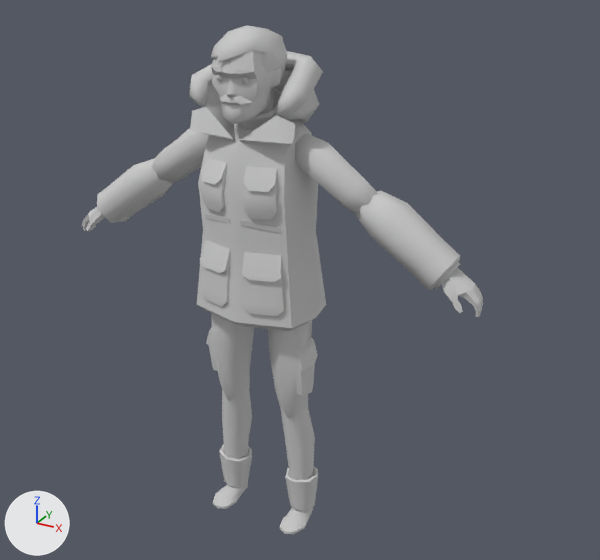
What one commit did to the FBX model Project/Assets/Models/PlayerCharacter.FBX.
Rendered twice from a camera (50 mm lens) standing at (1.35, -2.2, 2.06) and looking at (0.1, 0.08, 0.92). Lighting does not change. The marker at lower left points along +X, +Y and +Z. Where no turn or scale is listed for an object, it has been applied to the vertices. Vertices at the same position are counted once.

The first picture shows 'ArmLower_L', 'ArmLower_R', 'ArmUpper_L', 'ArmUpper_R', 'Hand_L', 'Hand_R', 'Head', 'Hood', 'LegLower_L', 'LegLower_R', 'LegUpper_L', 'LegUpper_R', 'Torso'.
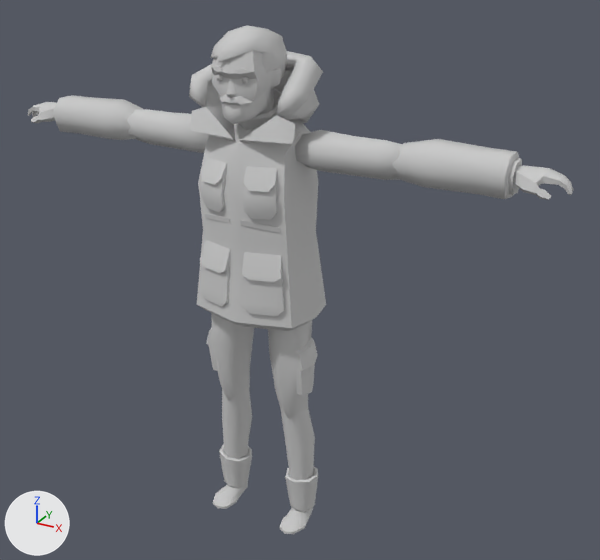
Where the newer file only moved an object's origin or applied its transform, the numbers keep the older frame.

What changed in the scene script:
```text
Change me_mesh_006:
    where me_mesh_006.from_pydata(...)  # 50 vertices, 54 faces; spans x -7.1..6.6, y -8.6..7.3, z -31.8..3.7
    used by ob_armlower_l; location = (0.387, 0.0, 1.265); rotation_euler = (0.0, -0.96, 0.0), in degrees (0, -55, 0); scale = (0.01, 0.01, 0.01)
    me_mesh_006 part 4: all 37 vertices in x -6.8..6.2, y -8.0..6.2, z -31.8..-22.8 are moved by (0.0, 0.0, -2.6)
    me_mesh_006 part 5: all 6 vertices in x -7.1..6.6, y -8.6..7.3, z -7.9 are moved by (0.0, 0.0, -1.6)
Change me_mesh_014:
    used by ob_armupper_r; location = (-0.175, -0.011, 1.413); rotation_euler = (0.0, 0.96, 0.0), in degrees (0, 55, 0); scale = (0.01, 0.01, 0.01)
    remove me_mesh_014.from_pydata(...)  # 32 vertices, 38 faces; spans x -6.1..6.6, y -6.4..6.3, z -28.9..4.7
    add me_mesh_014.from_pydata(...)  # 32 vertices, 38 faces; spans x -6.6..6.1, y -6.4..6.3, z -4.7..34.6
    me_mesh_014 part 1: 32 of 32 vertices moved; they spanned x -6.1..6.6, y -6.4..6.3, z -28.9..4.7 and now span x -6.6..6.1, y -6.4..6.3, z -4.7..34.6; mean shift (-0.9, 0.0, 26.7); largest move (0.9, 0.1, -28.9) -> (-0.9, 0.1, 34.6)
Change me_mesh_016:
    where me_mesh_016.from_pydata(...)  # 115 vertices, 126 faces; spans x -0.1216..0.0141, y -0.0576..0.0576, z -0.1135..0.0208
    used by ob_hand_r; location = (-0.638, -0.015, 1.095)
    me_mesh_016 part 2: the whole mesh is turned 35 degrees about the y axis through its middle, then moved by (-0.1894, 0.0, 0.3626)
Change me_mesh_015:
    used by ob_armlower_r; location = (-0.387, 0.0, 1.265); rotation_euler = (0.0, 0.96, 0.0), in degrees (0, 55, 0); scale = (0.01, 0.01, 0.01)
    remove me_mesh_015.from_pydata(...)  # 50 vertices, 54 faces; spans x -6.6..7.1, y -8.6..7.3, z -31.8..3.7
    add me_mesh_015.from_pydata(...)  # 50 vertices, 54 faces; spans x -7.1..6.6, y -8.6..7.3, z -3.3..34.3
    me_mesh_015 part 3: 50 of 50 vertices moved; they spanned x -6.6..7.1, y -8.6..7.3, z -31.8..3.7 and now span x -7.1..6.6, y -8.6..7.3, z -3.3..34.3; mean shift (0.0, 0.0, 46.3); largest move (5.1, 0.8, -31.8) -> (-5.1, 0.8, 34.3)
Change ob_hand_l:
    ob_hand_l.location: (0.638, -0.015, 1.095) -> (0.811, -0.015, 1.418)
    ob_hand_l.rotation_euler: (3.142, -0.96, 0.0) -> (3.142, -1.571, 0.0)  # degrees (180, -55, 0) -> degrees (180, -90, 0)
Change ob_armlower_l:
    ob_armlower_l.location: (0.387, 0.0, 1.265) -> (0.476, 0.0, 1.413)
    ob_armlower_l.rotation_euler: (0.0, -0.96, 0.0) -> (0.0, -1.571, 0.0)  # degrees (0, -55, 0) -> degrees (0, -90, 0)
Change ob_armupper_r:
    ob_armupper_r.rotation_euler: (0.0, 0.96, 0.0) -> (0.0, -1.571, 0.0)  # degrees (0, 55, 0) -> degrees (0, -90, 0)
Change ob_armupper_l:
    ob_armupper_l.rotation_euler: (0.0, -0.96, 0.0) -> (0.0, -1.571, 0.0)  # degrees (0, -55, 0) -> degrees (0, -90, 0)
Change ob_armlower_r:
    ob_armlower_r.location: (-0.387, 0.0, 1.265) -> (-0.476, 0.0, 1.413)
    ob_armlower_r.rotation_euler: (0.0, 0.96, 0.0) -> (0.0, -1.571, 0.0)  # degrees (0, 55, 0) -> degrees (0, -90, 0)
```

Boxes (x1, y1, x2, y2) around the edits, measured in the pictures (600 x 560 px; the box of a moved part takes in the faces that stretch with it):
'ArmLower_L', reshaped, moved, turned: before (356, 190, 460, 290); after (392, 139, 522, 199)
'ArmLower_R', reshaped, moved, turned: before (97, 158, 173, 223); after (53, 95, 143, 140)
'ArmUpper_L', turned: before (295, 133, 378, 215); after (295, 130, 404, 180)
'ArmUpper_R', reshaped, turned: before (152, 128, 209, 184); after (127, 109, 209, 153)
'Hand_L', moved, turned: before (442, 268, 483, 317); after (513, 165, 573, 200)
'Hand_R', mesh turned: before (82, 207, 105, 231); after (27, 102, 57, 123)
part 4 of me_mesh_006, moved or reshaped: before (411, 239, 460, 290); after (478, 148, 522, 199)
part 5 of me_mesh_006, moved or reshaped: before (356, 190, 442, 272); after (393, 139, 491, 194)
